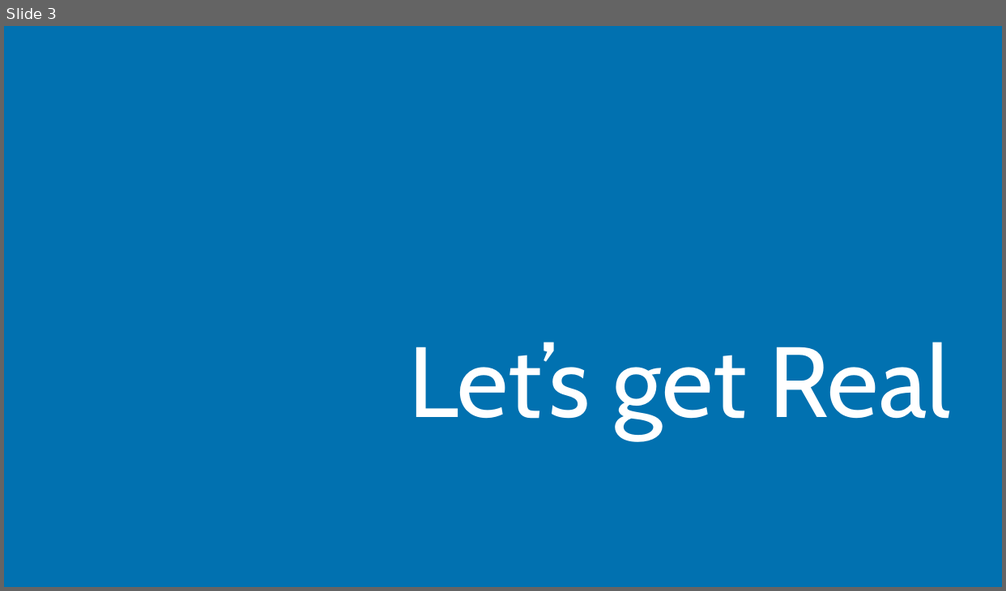
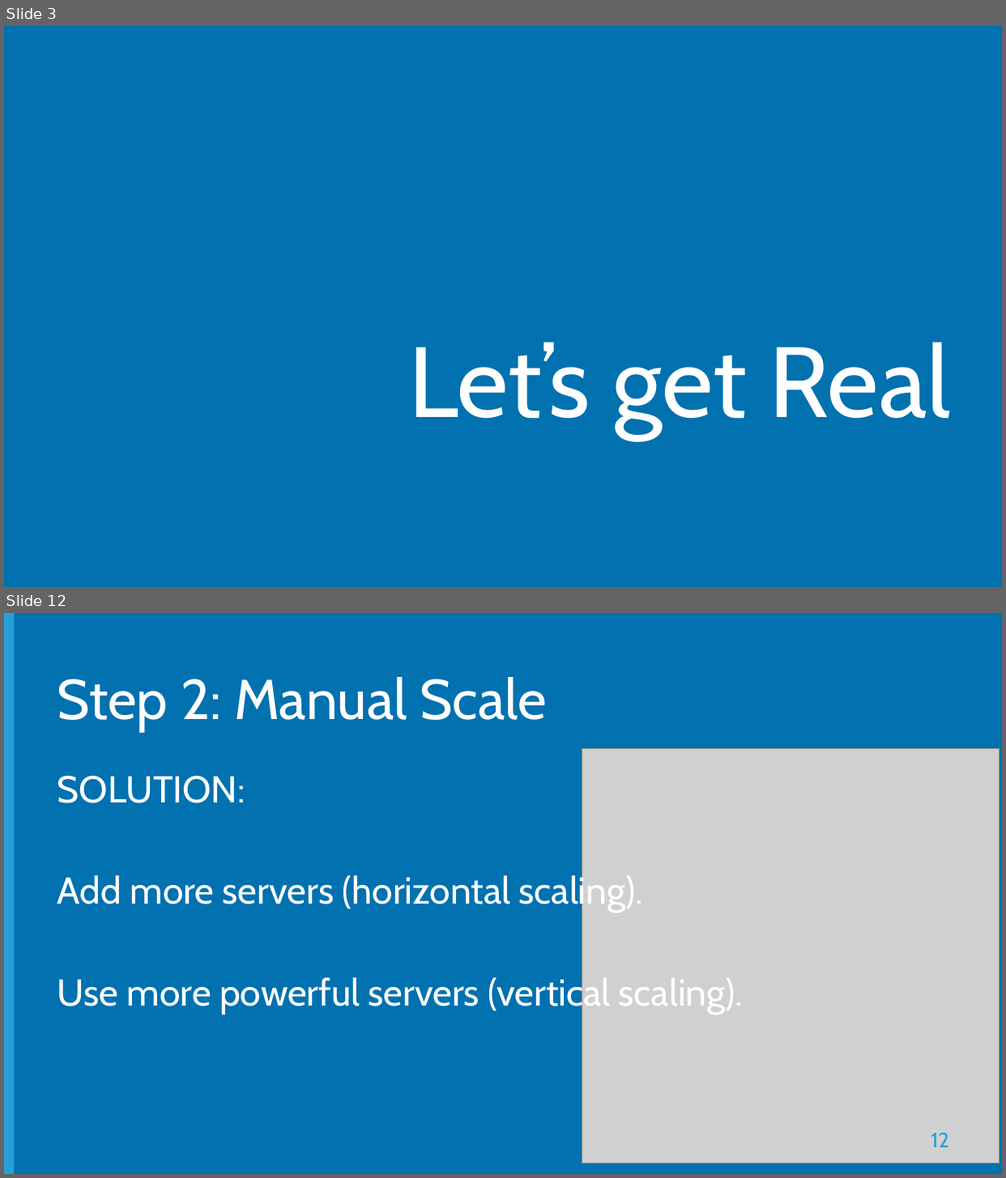
Before and after one commit to Microsoft-Web/DECK-ASPNET-in-Production, a slide deck: 6-ASPNET-in-Production.pptx. Shown one above the other, each under a label of ours: slide 3 before the commit, slides 3 and 12 after it; the slides between them are not shown. The pictures are 1006x591 and 1006x1178 pixels, drawn with LibreOffice and Linux fonts; fonts in the diff are those of the drawing; grey boxes stand for pictures; background and template pictures are left out. Boxes give left, top, right and bottom in pixels: in the first picture for what was removed or moved away, otherwise in the second. Text is boxed around its words. In the diff, an @@ line names an element or a change of style, - is before the commit and + after.

```diff
--- a/6-ASPNET-in-Production.pptx
+++ b/6-ASPNET-in-Production.pptx
@@ slide 12 added at (x1=4, y1=613, x2=1002, y2=1174), background #0171B0 @@
@@ rectangle added at (x1=4, y1=613, x2=14, y2=1174), fill #289FD7 @@
@@ title added at (x1=57, y1=677, x2=548, y2=732), 54 pt, text #FFFFFF @@
+Step 2: Manual Scale
@@ picture added at (x1=582, y1=749, x2=999, y2=1164) @@
@@ text added at (x1=57, y1=776, x2=743, y2=1015), 36 pt, text #FFFFFF @@
+SOLUTION:
+Add more servers (horizontal scaling).
+Use more powerful servers (vertical scaling).
@@ page number added at (x1=931, y1=1132, x2=949, y2=1148), 20 pt, text #289FD7 @@
+12
```
Also in this commit, not shown: 2 slides changed, 27 other slides added, 1 slide removed.
